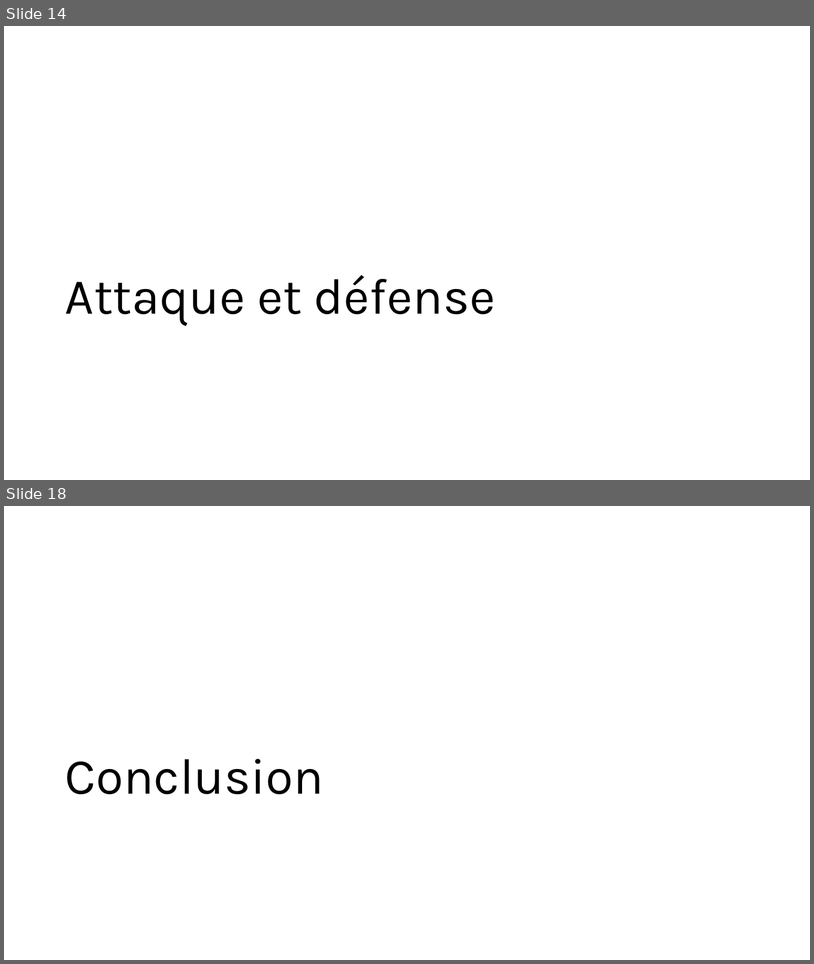
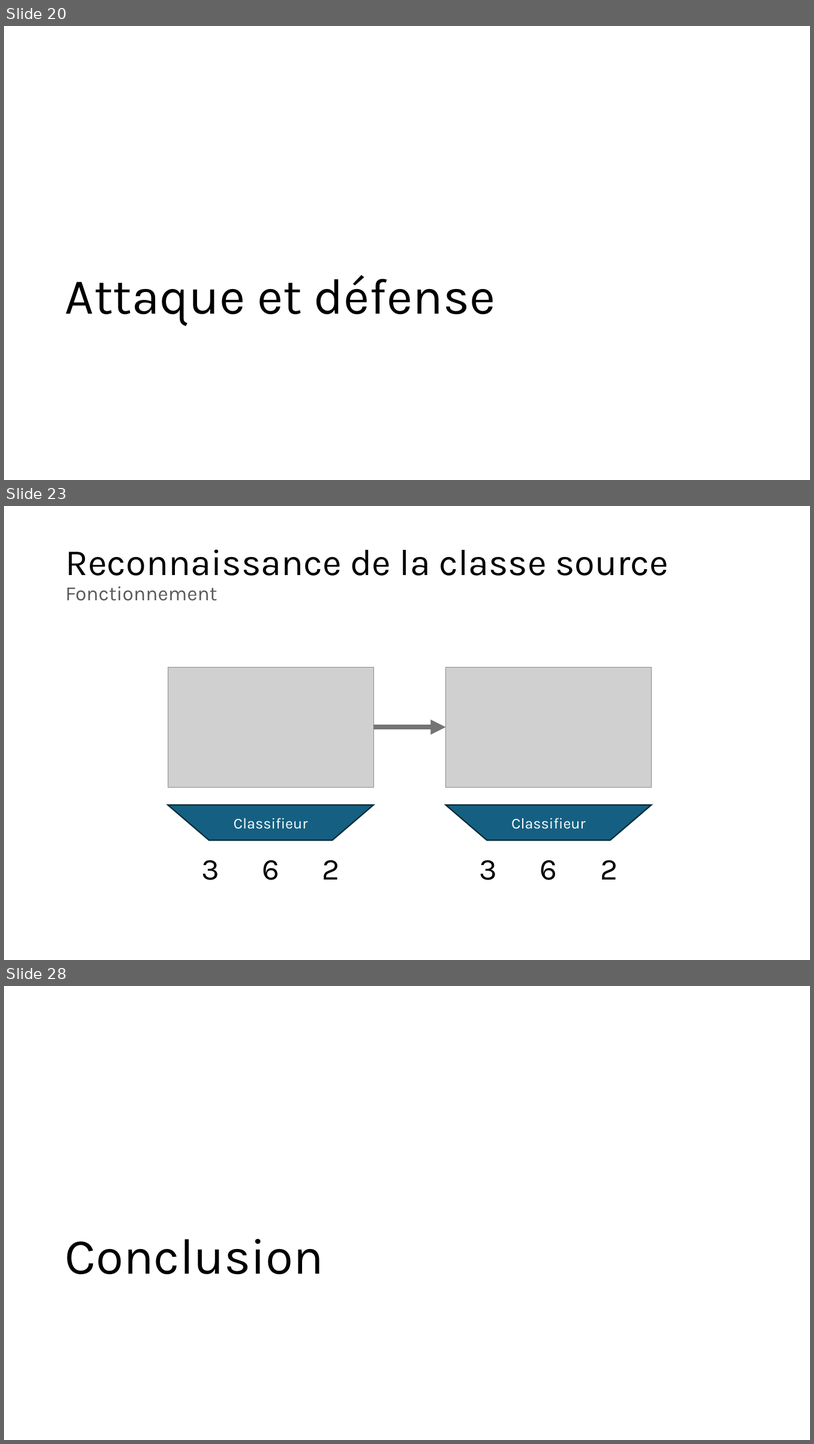
Before and after one commit to owilo/Stage, a slide deck: Documents/Slides/Obscuration de contenu numérique dans une image.pptx. Shown one above the other, each under a label of ours: slides 14 and 18 before the commit, slides 20, 23 and 28 after it; the slides between them are not shown. The pictures are 814x964 and 814x1444 pixels, drawn with LibreOffice and Linux fonts; fonts in the diff are those of the drawing; grey boxes stand for pictures. Boxes give left, top, right and bottom in pixels: in the first picture for what was removed or moved away, otherwise in the second. Text is boxed around its words. In the diff, an @@ line names an element or a change of style, - is before the commit and + after.

```diff
--- a/Documents/Slides/Obscuration de contenu numérique dans une image.pptx
+++ b/Documents/Slides/Obscuration de contenu numérique dans une image.pptx
@@ slide 23 added at (x1=4, y1=506, x2=810, y2=960), background #FFFFFF @@
@@ title added at (x1=65, y1=549, x2=669, y2=601), 44 pt, text #000000 @@
+Reconnaissance de la classe source
+Fonctionnement
@@ picture added at (x1=168, y1=667, x2=374, y2=787) @@
@@ picture added at (x1=446, y1=667, x2=652, y2=787) @@
@@ arrow added from (374, 727) to (446, 727), #747474 6 pt @@
@@ flow chart manual operation added at (x1=168, y1=805, x2=374, y2=840), fill #156082, outline #092A39 1.5 pt, 18 pt, text #FFFFFF @@
+Classifieur
@@ flow chart manual operation added at (x1=446, y1=805, x2=652, y2=840), fill #156082, outline #092A39 1.5 pt, 18 pt, text #FFFFFF @@
+Classifieur
@@ text added at (x1=201, y1=859, x2=340, y2=880), 36 pt, text #000000 @@
+3 6 2
@@ text added at (x1=480, y1=859, x2=618, y2=880), 36 pt, text #000000 @@
+3 6 2
@@ what was slide 14 is now slide 20 @@
@@ what was slide 18 is now slide 28 @@
```
Also in this commit, not shown: 6 slides changed, 16 other slides added, 7 slides removed.
